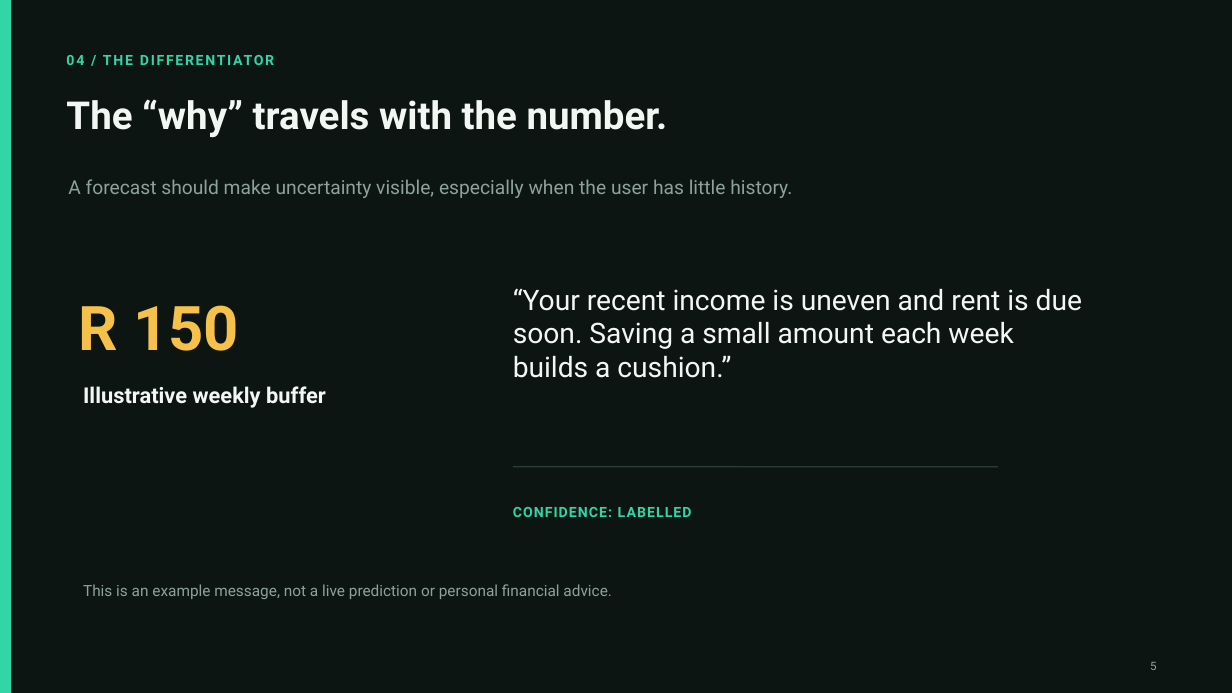
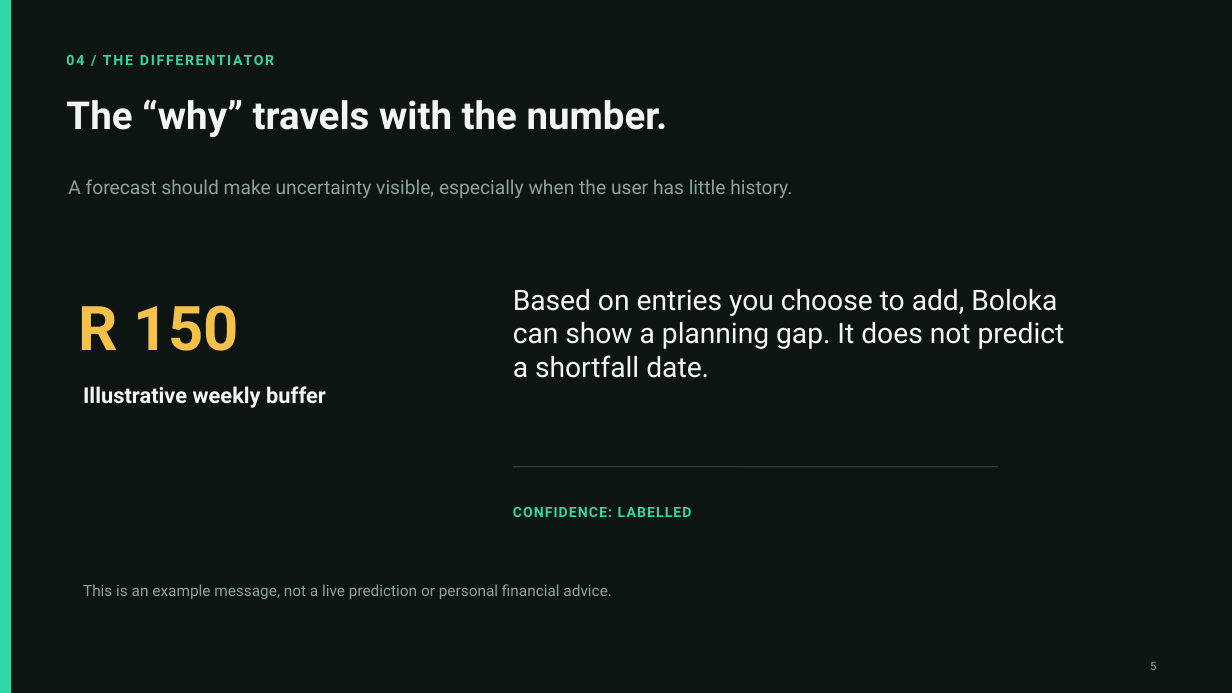
Before and after one commit to Kamogelo-Skhosana/Boloka, a slide deck: slide 5 of submission/Boloka-pitch.pptx. Drawn at 1232x693 pixels with LibreOffice and Linux fonts; fonts in the diff are those of the drawing. Boxes give left, top, right and bottom in pixels: in the first picture for what was removed or moved away, otherwise in the second. Text is boxed around its words. In the diff, an @@ line names an element or a change of style, - is before the commit and + after.

```diff
--- a/submission/Boloka-pitch.pptx
+++ b/submission/Boloka-pitch.pptx
@@ text at box(513, 289, 1065, 378): text changed @@
-“Your recent income is uneven and rent is due soon. Saving a small amount each week builds a cushion.”
+Based on entries you choose to add, Boloka can show a planning gap. It does not predict a shortfall date.
```
Also in this commit, not shown: 4 other slides changed, 1 slide added, 7 other files.
